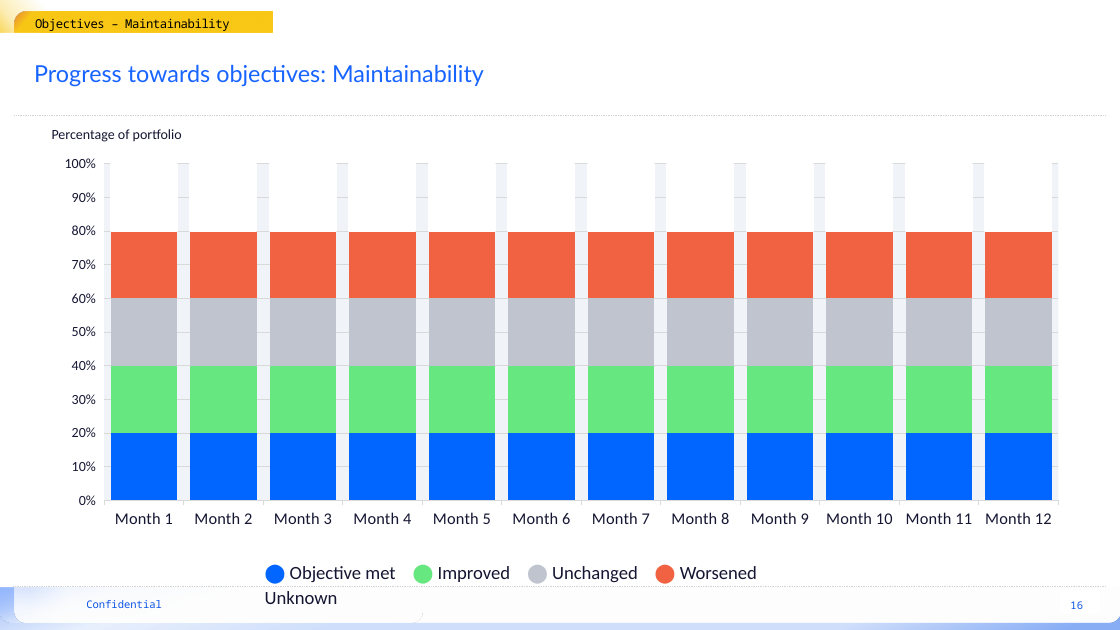
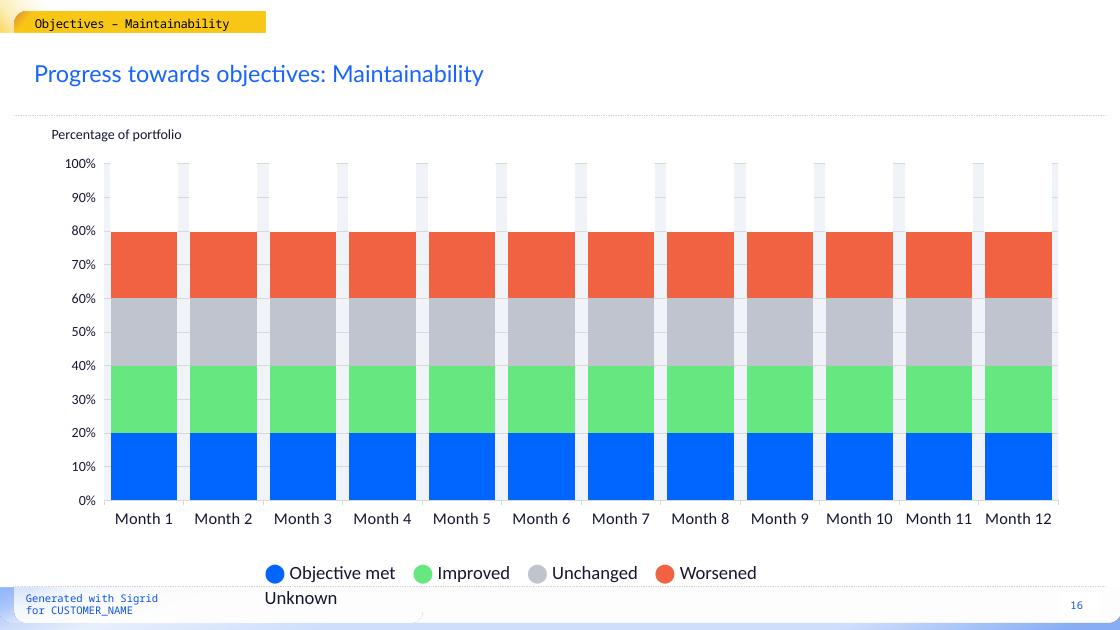
Before and after one commit to Sim007/sigrid-report-generator, a slide deck: slide 16 of src/report_generator/presets/templates/portfolio-overview.pptx. Drawn at 1120x630 pixels with LibreOffice and Linux fonts; fonts in the diff are those of the drawing; background and template pictures are left out. Boxes give left, top, right and bottom in pixels: in the first picture for what was removed or moved away, otherwise in the second. Text is boxed around its words. In the diff, an @@ line names an element or a change of style, - is before the commit and + after.

Commit message:
Add 'generated for client' message

```diff
--- a/src/report_generator/presets/templates/portfolio-overview.pptx
+++ b/src/report_generator/presets/templates/portfolio-overview.pptx
@@ text "Objectives – Maintainability": place and size @@
-text "Objectives – Maintainability" at box(35, 12, 273, 33)
+text "Objectives – Maintainability" at box(35, 12, 266, 33)
@@ text at box(26, 594, 158, 616): text changed @@
-Confidential
+Generated with Sigrid
+for CUSTOMER_NAME
```
Also in this commit, not shown: 37 other slides changed, 2 other files.
